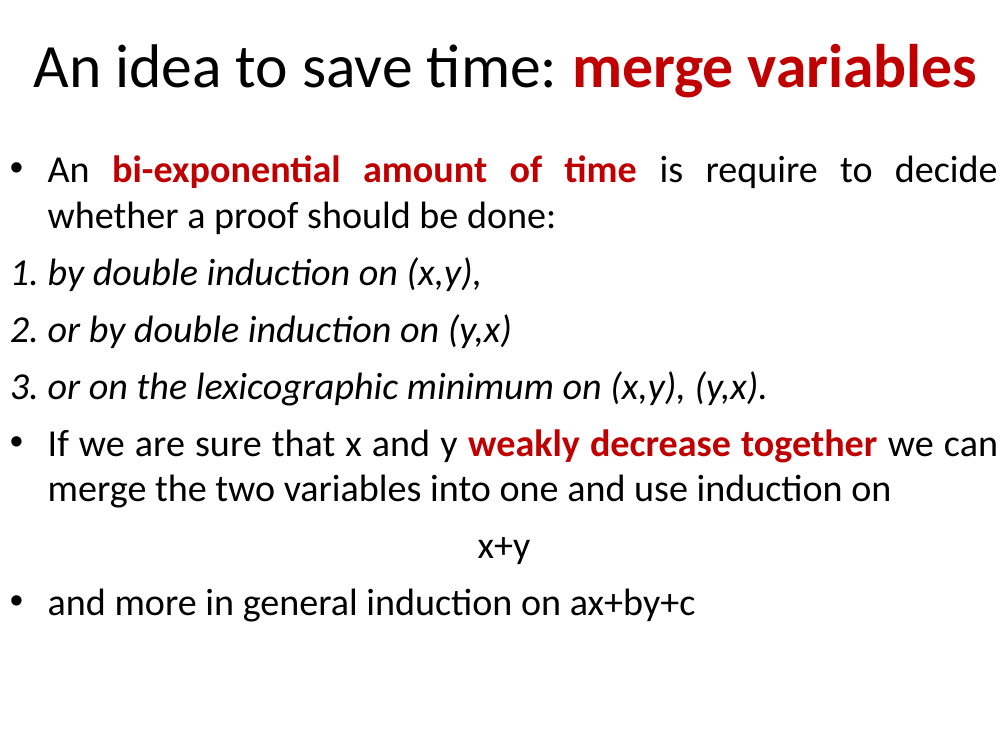
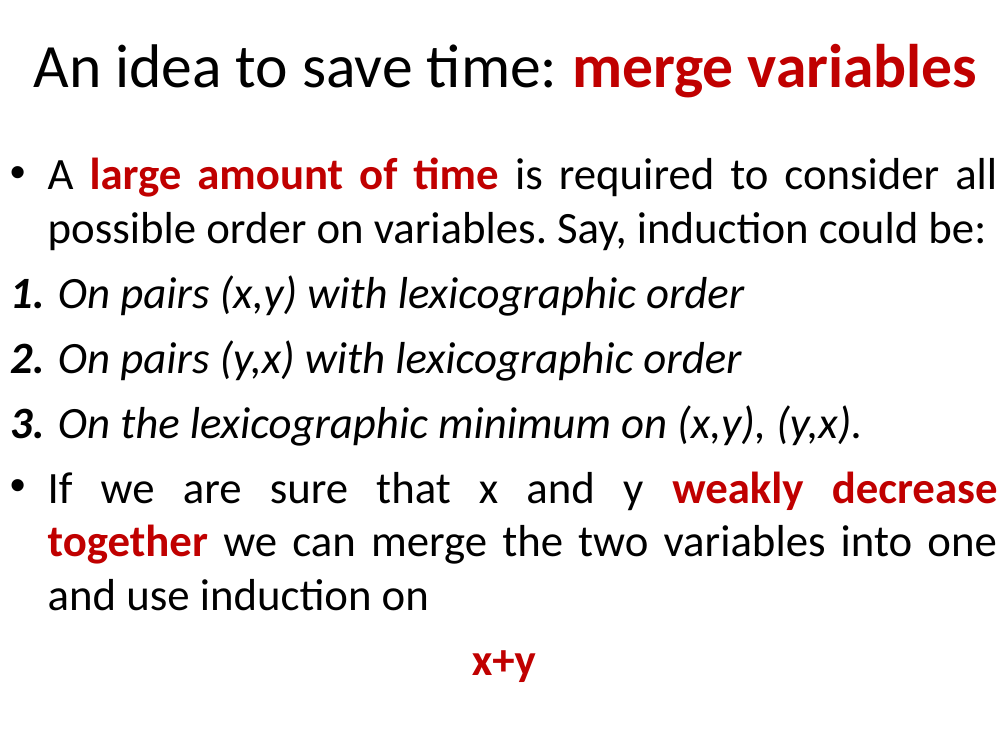
Before and after one commit to stefanoangeloberardi/GTC-injective, a slide deck: slide 5 of PDF/20260219-FUEFUKI24-Isawa Onsen-Injectivity-Slides.ppt. Drawn at 1008x756 pixels with LibreOffice and Linux fonts; fonts in the diff are those of the drawing. Boxes give left, top, right and bottom in pixels: in the first picture for what was removed or moved away, otherwise in the second. Text is boxed around its words. In the diff, an @@ line names an element or a change of style, - is before the commit and + after.

```diff
--- a/PDF/20260219-FUEFUKI24-Isawa Onsen-Injectivity-Slides.ppt
+++ b/PDF/20260219-FUEFUKI24-Isawa Onsen-Injectivity-Slides.ppt
@@ text at <box>48,157,997,446</box>: text changed; size 27.2 to 32 pt @@
-• An bi-exponential amount of time is require to decide whether a proof should be done:
-1. by double induction on (x,y),
-2. or by double induction on (y,x)
-3. or on the lexicographic minimum on (x,y), (y,x).
+• A large amount of time is required to consider all possible order on variables. Say, induction could be:
+1. On pairs (x,y) with lexicographic order
+2. On pairs (y,x) with lexicographic order
+3. On the lexicographic minimum on (x,y), (y,x).
@@ text at <box>48,471,998,682</box>: size 27.2 to 32 pt in "If we are sure that x and ...", "x+y"; text colour #000000 to #C00000, bold on in "x+y" @@
@@ text at <box>48,588,696,622</box>: paragraph removed @@
-• and more in general induction on ax+by+c
```
Also in this commit, not shown: 6 other slides changed, 2 slides added.
